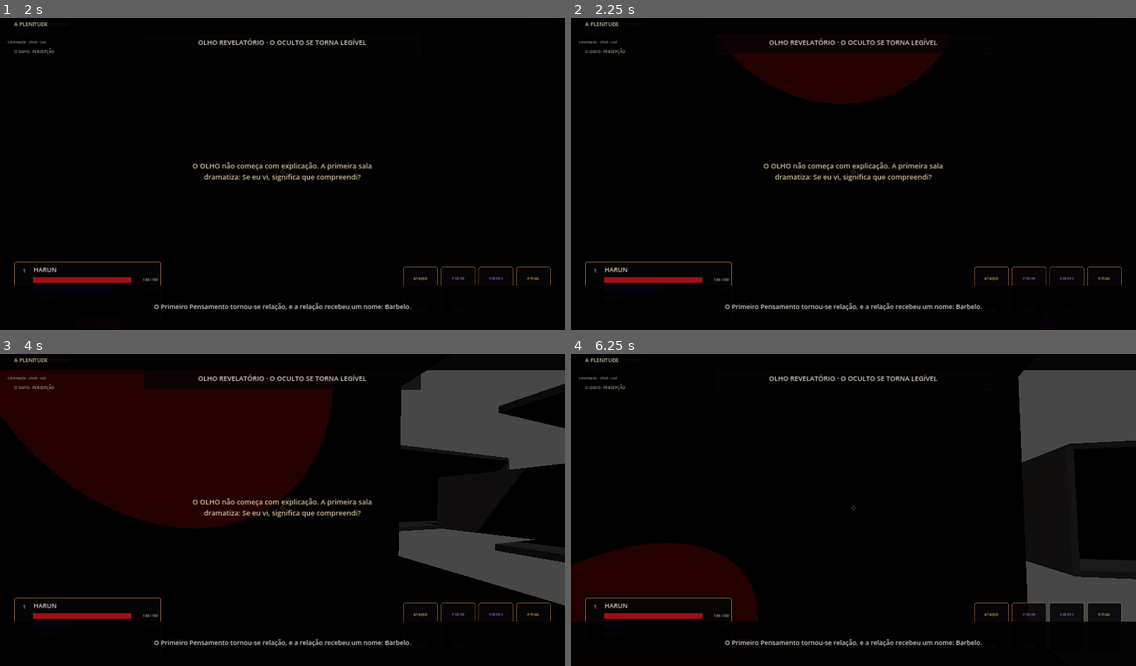
Above: before the commit, frames 1-4 (two rows, left to right).
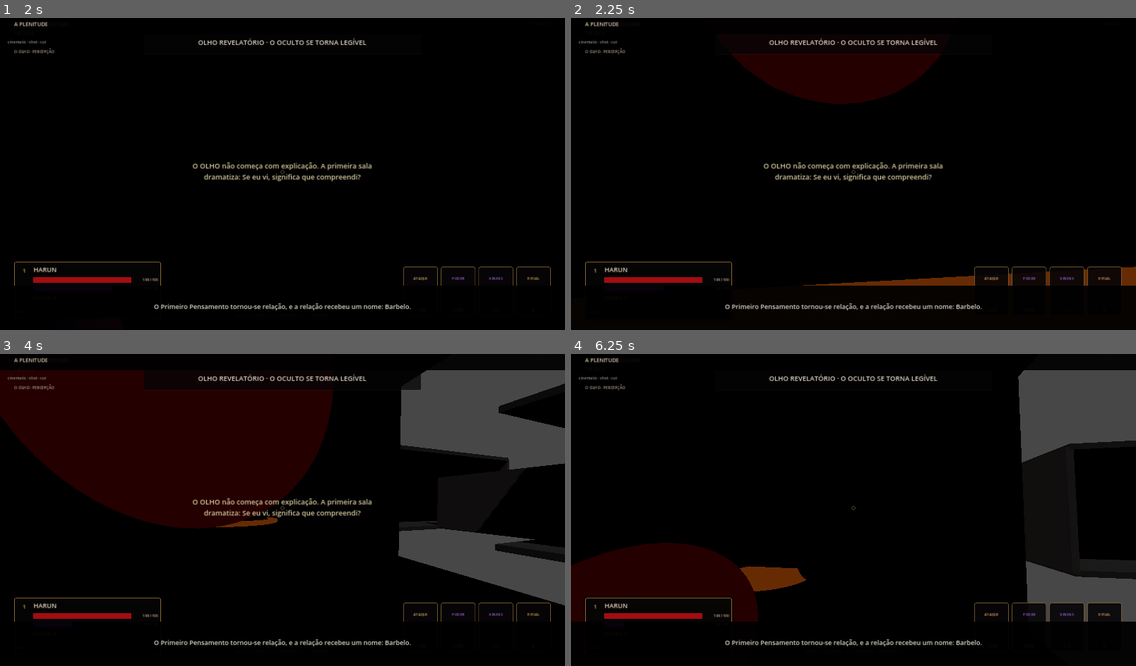
Above: after the commit, the same moments.

Repository: neuralSynapse/societaselectorum
Game: Godot game, scene res://scenes/boot/Main.tscn
Two runs of this game, one before a commit and one after it. Both use one fixed random seed, a clock stepped at 60 frames per second and the inputs below.
Inputs (mouse positions are in pixels of both pictures, inside the frame that each line leads up to):
- Up to frame 1 (2 s): tap Enter (ui_accept) at 0.5 s; move the mouse to (310, 170) at 0.52 s; hold Q (dodge) 0.53-1.28 s; hold W (move_forward) from 0.53 s (still down); tap Space (jump) at 0.77, 1.52 s; tap R (instrument) at 0.8, 1.35 s; move the mouse to (254, 174) at 1.27 s; right-click (254, 174) at 1.55 s
- Up to frame 2 (2.25 s): keep holding W (move_forward); tap Enter (ui_accept) at 2 s; move the mouse to (864, 164) at 2.02 s; hold Right mouse button (power) from 2.03 s (still down)
- Up to frame 3 (4 s): keep holding W (move_forward); tap Q (dodge) at 2.3 s; tap Enter (ui_accept) at 2.75 s; move the mouse to (276, 513) at 2.77 s; release Right mouse button (power) at 2.78 s; tap V (camera_toggle) at 2.85 s; tap Space (jump) at 3.02, 3.77 s; tap R (instrument) at 3.05 s; move the mouse to (322, 510) at 3.52 s; hold C (consume) from 3.53 s (still down); right-click (322, 510) at 3.8 s
- Up to frame 4 (6.25 s): move the mouse to (808, 503) at 4.27 s; release C (consume) at 4.28 s; tap Q (dodge) at 4.35 s; tap Space (jump) at 4.52, 6.02 s; tap Enter (ui_accept) at 5, 5.75 s; move the mouse to (859, 506) at 5.02 s; hold R (instrument) 5.03-5.78 s; move the mouse to (830, 500) at 5.77 s; release W (move_forward) at 5.78 s; hold D (move_right) from 5.78 s (still down); tap E (interact) at 5.85 s; right-click (830, 500) at 6.05 s

Frame 1 is identical in both runs. In frame 2, 0.7% of the frame differs, in the area x 41-100%, y 79-86%; in frame 3, 0.1%; in frame 4, 0.6%.
Error in both runs: Invalid call. Nonexistent 'String' constructor. (res://scripts/ui/HUDController.gd:120)

Commit message:
feat: add dodge and power reveal combat VFX

Diff:
--- a/game/chronica-harun/autoload/VFXDirector.gd
+++ b/game/chronica-harun/autoload/VFXDirector.gd
@@ -7,6 +7,9 @@
 const EFFECTS := {
     "player_primary": {"color":Color(0.72,0.43,0.12), "size":0.20, "end_scale":2.2, "duration":0.10, "emission":0.24, "shape":"sphere"},
     "player_power": {"color":Color(0.52,0.08,0.05), "size":0.34, "end_scale":2.8, "duration":0.22, "emission":0.30, "shape":"sphere"},
+    "player_dodge": {"color":Color(0.31,0.13,0.55), "size":0.22, "end_scale":2.5, "duration":0.16, "emission":0.20, "shape":"disc"},
+    "perfect_dodge": {"color":Color(0.95,0.57,0.12), "size":0.30, "end_scale":3.4, "duration":0.20, "emission":0.44, "shape":"disc"},
+    "power_reveal": {"color":Color(0.91,0.39,0.08), "size":0.42, "end_scale":3.0, "duration":0.36, "emission":0.48, "shape":"disc"},
     "kinesis": {"color":Color(0.63,0.37,0.10), "size":0.27, "end_scale":2.5, "duration":0.17, "emission":0.22, "shape":"sphere"},
     "instrumenta": {"color":Color(0.74,0.46,0.14), "size":0.32, "end_scale":2.6, "duration":0.20, "emission":0.26, "shape":"disc"},
     "tarot_activate": {"color":Color(0.78,0.52,0.18), "size":0.30, "end_scale":2.4, "duration":0.22, "emission":0.24, "shape":"disc"},
@@ -50,8 +53,6 @@
     var key := String(event_id)
     if not EFFECTS.has(key):
         return null
-    # Headless CI uses the dummy renderer, which cannot realize procedural primitive
-    # meshes safely. Keep the event contract alive while skipping render-only nodes.
     if DisplayServer.get_name() == "headless":
         feedback_emitted.emit(event_id, position)
         return null
@@ -167,6 +168,9 @@
     match String(event_id):
         "enemy_shot": emit_feedback(&"enemy_projectile", position, Vector3.UP)
         "secret_break": emit_feedback(&"secret_rupture", position, Vector3.UP)
+        "power_reveal":
+            var reveal_position := position if spatial else (_active_player().global_position + Vector3.UP if _active_player() else Vector3.ZERO)
+            emit_feedback(&"power_reveal", reveal_position, Vector3.UP)
         "player_hit":
             var hit_position := position if spatial else (_active_player().global_position if _active_player() else Vector3.ZERO)
             emit_feedback(&"player_hit", hit_position, Vector3.UP)
